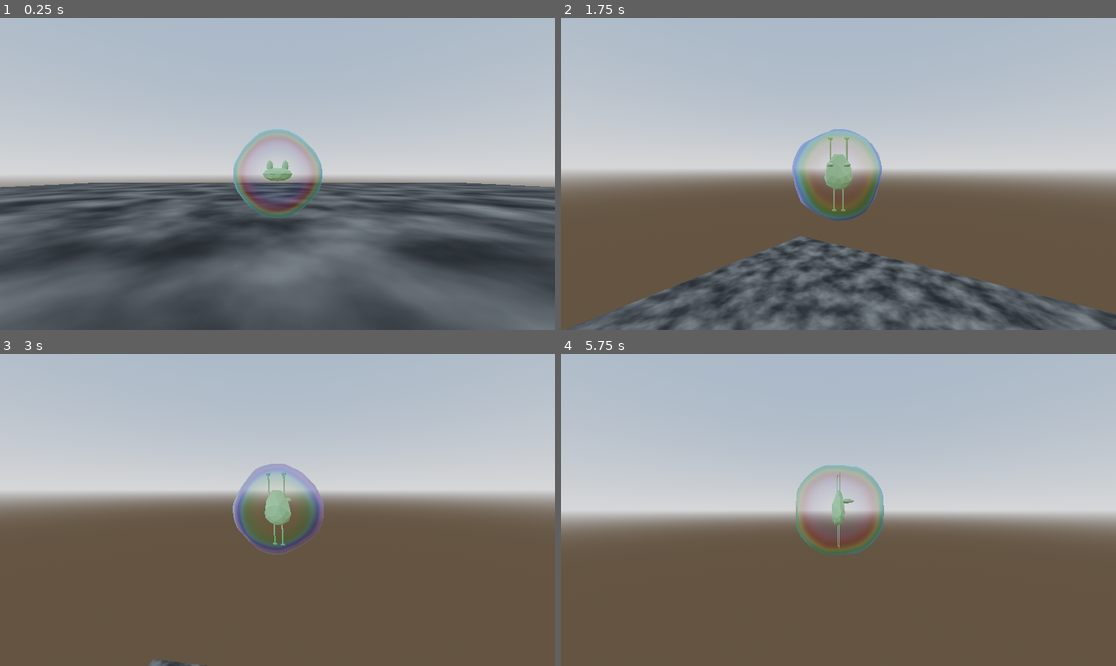
Above: before the commit, frames 1-4 (two rows, left to right).
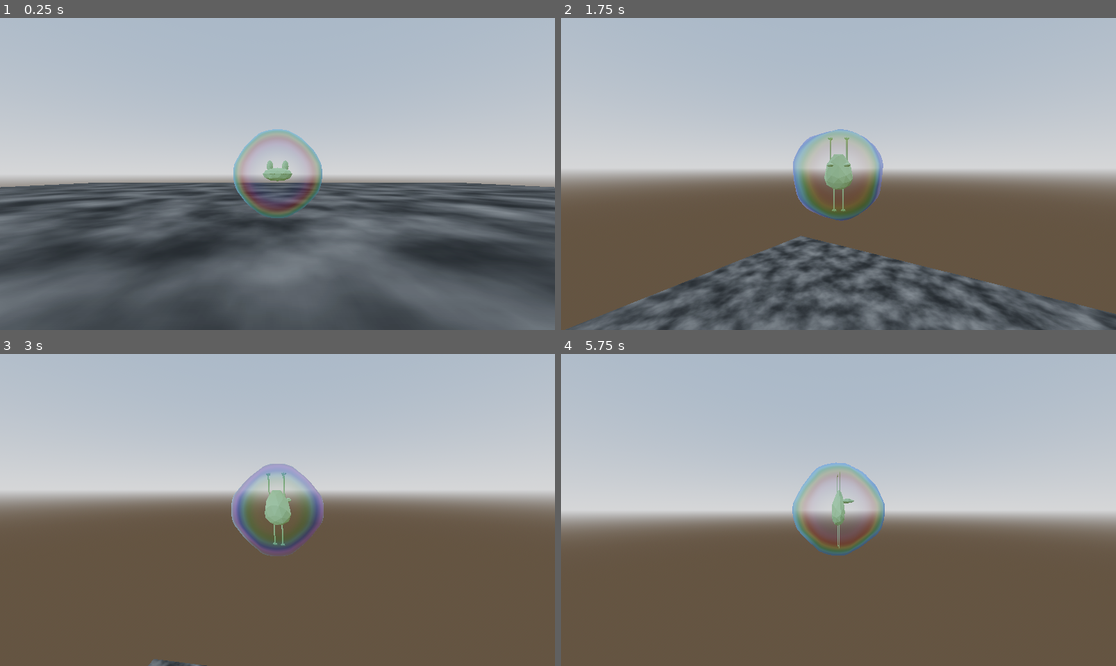
Above: after the commit, the same moments.

Repository: NykolaR/GGJ2025
Game: Godot game, scene res://scenes/debug/debug.tscn
Two runs of this game, one before a commit and one after it. Both use one fixed random seed, a clock stepped at 60 frames per second and the inputs below. The project has no main scene, so this scene is started directly.
Inputs (mouse positions are in pixels of both pictures, inside the frame that each line leads up to):
- Up to frame 1 (0.25 s): no input
- Up to frame 2 (1.75 s): move the mouse to (866, 174) at 0.52 s; hold W (tap_up) from 0.53 s (still down); right-click (866, 174) at 0.6 s; move the mouse to (810, 174) at 1.27 s; click (810, 174) at 1.35 s
- Up to frame 3 (3 s): keep holding W (tap_up); move the mouse to (288, 503) at 2.02 s; right-click (288, 503) at 2.1 s; move the mouse to (271, 516) at 2.77 s; click (271, 516) at 2.85 s
- Up to frame 4 (5.75 s): keep holding W (tap_up); tap Enter at 3.5 s; move the mouse to (877, 513) at 3.52 s; right-click (877, 513) at 3.6 s; move the mouse to (794, 506) at 4.27 s; click (794, 506) at 4.35 s; move the mouse to (844, 510) at 5.02 s; right-click (844, 510) at 5.1 s

The runs differ from the first frame. In frame 1, less than 0.1% of the frame differs, in the area x 56-57%, y 43-44%; in frame 2, 0.2%; in frame 3, 0.2%; in frame 4, 0.9%, in the area x 41-59%, y 34-65%.

Commit message:
bubble bubbles

Diff:
--- a/ggj2025/scenes/bubble/bubble.gd
+++ b/ggj2025/scenes/bubble/bubble.gd
@@ -47,7 +47,7 @@
 		MODE.PUSH:
 			mouse_input(delta)
 	var vl: float = linear_velocity.length()
-	shader.set_shader_parameter("fuwafuwa_speed", remap(clampf(vl, 0, 10), 0, 10, 1.5, 3.0))
+	shader.set_shader_parameter("fuwafuwa_speed", remap(clampf(vl, 0, 10), 0, 10, 1.5, 2.5))
 	shader.set_shader_parameter("fuwafuwa_size", remap(clampf(vl, 0, 10), 0, 10, 0.05, 0.1))
 
 
--- a/ggj2025/scenes/bubble/bubble.tscn
+++ b/ggj2025/scenes/bubble/bubble.tscn
@@ -38,7 +38,12 @@
 material_override = SubResource("ShaderMaterial_nyk43")
 mesh = SubResource("SphereMesh_v753p")
 
+[node name="RemoteTransform3D" type="RemoteTransform3D" parent="."]
+remote_path = NodePath("../Camera")
+update_rotation = false
+
 [node name="Camera" type="Node3D" parent="."]
+top_level = true
 
 [node name="CameraY" type="Node3D" parent="Camera"]
 
